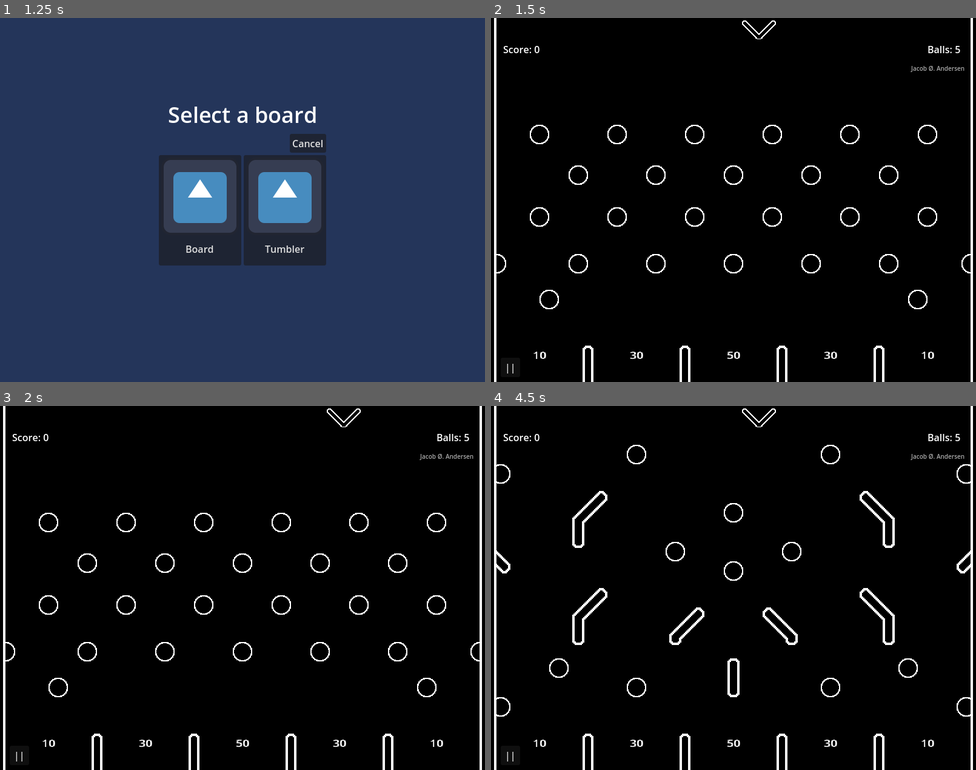
Above: before the commit, frames 1-4 (two rows, left to right).
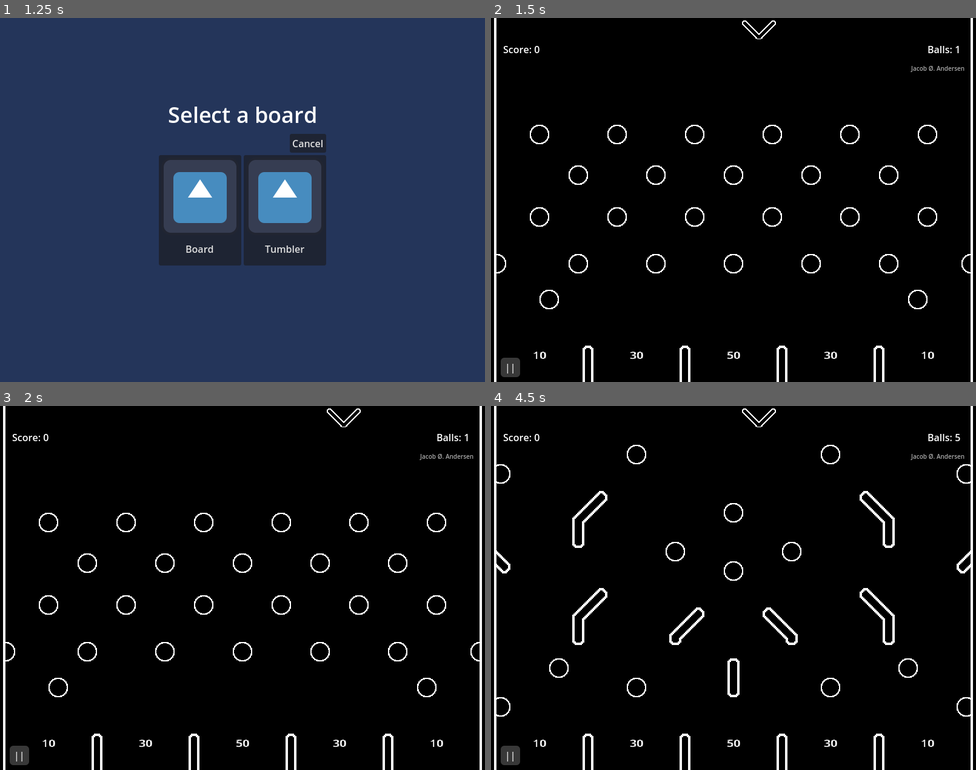
Above: after the commit, the same moments.

Repository: jakoofficial/Pachink
Game: Godot game, scene res://Scenes/main_menu.tscn
Same seed, same stepped clock (60 frames per second), same inputs: the game is played once before the commit and once after it. The engine's default icon, where the game draws it, is replaced by a stand-in: a white triangle on a blue panel in a dark square.
Inputs:
- Up to frame 1 (1.25 s): click "Play" at 0.5 s
- Up to frame 2 (1.5 s): click "Board" at 1.25 s
- Up to frame 3 (2 s): no input
- Up to frame 4 (4.5 s): click "||" at 2 s; click "Back to menu" at 2.75 s; click "Play" at 3.5 s; click "Tumbler" at 4.25 s

Frame 1 is identical in both runs. In frame 2, 0.2% of the frame differs, in the area x 2-97%, y 7-99%; in frame 3, 0.2%; in frame 4, 0.2%.

Commit message:
Added a pause menu button on the screen. made it so the game over box comes up when last ball have been used.

Diff:
--- a/Game/Nodes/gui.tscn
+++ b/Game/Nodes/gui.tscn
@@ -1,10 +1,173 @@
-[gd_scene load_steps=4 format=3 uid="uid://bk86wlashke5x"]
+[gd_scene load_steps=15 format=3 uid="uid://bk86wlashke5x"]
 
 [ext_resource type="Script" path="res://Scripts/gui.gd" id="1_mkaq4"]
 
 [sub_resource type="CanvasTexture" id="CanvasTexture_i7vso"]
 
 [sub_resource type="CanvasTexture" id="CanvasTexture_suitv"]
+
+[sub_resource type="StyleBoxFlat" id="StyleBoxFlat_2tdty"]
+bg_color = Color(0.310617, 0.310617, 0.310617, 1)
+corner_radius_top_left = 6
+corner_radius_top_right = 6
+corner_radius_bottom_right = 6
+corner_radius_bottom_left = 6
+
+[sub_resource type="StyleBoxFlat" id="StyleBoxFlat_i3cbs"]
+bg_color = Color(0.219501, 0.219501, 0.219501, 1)
+corner_radius_top_left = 6
+corner_radius_top_right = 6
+corner_radius_bottom_right = 6
+corner_radius_bottom_left = 6
+
+[sub_resource type="StyleBoxFlat" id="StyleBoxFlat_jehxg"]
+bg_color = Color(0.266575, 0.266575, 0.266575, 1)
+corner_radius_top_left = 6
+corner_radius_top_right = 6
+corner_radius_bottom_right = 6
+corner_radius_bottom_left = 6
+
+[sub_resource type="Theme" id="Theme_pbd7o"]
+Button/styles/hover = SubResource("StyleBoxFlat_2tdty")
+Button/styles/normal = SubResource("StyleBoxFlat_i3cbs")
+Button/styles/pressed = SubResource("StyleBoxFlat_jehxg")
+
+[sub_resource type="CanvasTexture" id="CanvasTexture_1nkr0"]
+
+[sub_resource type="LabelSettings" id="LabelSettings_y57tb"]
+font_size = 28
+
+[sub_resource type="LabelSettings" id="LabelSettings_celk7"]
+font_size = 20
+
+[sub_resource type="Animation" id="Animation_22w3w"]
+length = 0.001
+tracks/0/type = "value"
+tracks/0/imported = false
+tracks/0/enabled = true
+tracks/0/path = NodePath("GameOver/Background:position")
+tracks/0/interp = 1
+tracks/0/loop_wrap = true
+tracks/0/keys = {
+"times": PackedFloat32Array(0),
+"transitions": PackedFloat32Array(1),
+"update": 0,
+"values": [Vector2(250, 632)]
+}
+tracks/1/type = "bezier"
+tracks/1/imported = false
+tracks/1/enabled = true
+tracks/1/path = NodePath("GameOver/Background:position:x")
+tracks/1/interp = 1
+tracks/1/loop_wrap = true
+tracks/1/keys = {
+"handle_modes": PackedInt32Array(0),
+"points": PackedFloat32Array(250, -0.0005, 0, 0.0005, 0),
+"times": PackedFloat32Array(0)
+}
+tracks/2/type = "bezier"
+tracks/2/imported = false
+tracks/2/enabled = true
+tracks/2/path = NodePath("GameOver/Background:position:y")
+tracks/2/interp = 1
+tracks/2/loop_wrap = true
+tracks/2/keys = {
+"handle_modes": PackedInt32Array(0),
+"points": PackedFloat32Array(632, -0.0005, 0, 0.0005, 0),
+"times": PackedFloat32Array(0)
+}
+tracks/3/type = "bezier"
+tracks/3/imported = false
+tracks/3/enabled = true
+tracks/3/path = NodePath("GameOver/Background:rotation")
+tracks/3/interp = 1
+tracks/3/loop_wrap = true
+tracks/3/keys = {
+"handle_modes": PackedInt32Array(0),
+"points": PackedFloat32Array(0, -0.25, 0, 0.25, 0),
+"times": PackedFloat32Array(0)
+}
+
+[sub_resource type="Animation" id="Animation_rcpn2"]
+resource_name = "GameOver"
+tracks/0/type = "bezier"
+tracks/0/imported = false
+tracks/0/enabled = true
+tracks/0/path = NodePath("GameOver/Background:position:x")
+tracks/0/interp = 1
+tracks/0/loop_wrap = true
+tracks/0/keys = {
+"handle_modes": PackedInt32Array(0, 0),
+"points": PackedFloat32Array(250, -0.25, 0, 0.25, 0, 249.5, -0.25, 0, 0.25, 0),
+"times": PackedFloat32Array(0, 1)
+}
+tracks/1/type = "bezier"
+tracks/1/imported = false
+tracks/1/enabled = true
+tracks/1/path = NodePath("GameOver/Background:position:y")
+tracks/1/interp = 1
+tracks/1/loop_wrap = true
+tracks/1/keys = {
+"handle_modes": PackedInt32Array(0, 0),
+"points": PackedFloat32Array(640, -0.25, 0, 0.141991, 265.5, 216, -0.858009, -223.5, 0.25, 0),
+"times": PackedFloat32Array(0, 1)
+}
+tracks/2/type = "bezier"
+tracks/2/imported = false
+tracks/2/enabled = true
+tracks/2/path = NodePath("GameOver/Background:rotation")
+tracks/2/interp = 1
+tracks/2/loop_wrap = true
+tracks/2/keys = {
+"handle_modes": PackedInt32Array(0),
+"points": PackedFloat32Array(0, -0.25, 0, 0.25, 0),
+"times": PackedFloat32Array(0)
+}
+
+[sub_resource type="Animation" id="Animation_pgj2m"]
+resource_name = "Idle"
+length = 1.5
+loop_mode = 2
+tracks/0/type = "bezier"
+tracks/0/imported = false
+tracks/0/enabled = true
+tracks/0/path = NodePath("GameOver/Background:rotation")
+tracks/0/interp = 1
+tracks/0/loop_wrap = true
+tracks/0/keys = {
+"handle_modes": PackedInt32Array(0, 0, 0),
+"points": PackedFloat32Array(0, -0.25, 0, 0.25, 0, 0.0349066, -0.25, 0, 0.25, 0, -0.0349066, -0.25, 0, 0.25, 0),
+"times": PackedFloat32Array(0, 0.5, 1.5)
+}
+tracks/1/type = "bezier"
+tracks/1/imported = false
+tracks/1/enabled = true
+tracks/1/path = NodePath("GameOver/Background:position:x")
+tracks/1/interp = 1
+tracks/1/loop_wrap = true
+tracks/1/keys = {
+"handle_modes": PackedInt32Array(0),
+"points": PackedFloat32Array(250, -0.25, 0, 0.25, 0),
+"times": PackedFloat32Array(0)
+}
+tracks/2/type = "bezier"
+tracks/2/imported = false
+tracks/2/enabled = true
+tracks/2/path = NodePath("GameOver/Background:position:y")
+tracks/2/interp = 1
+tracks/2/loop_wrap = true
+tracks/2/keys = {
+"handle_modes": PackedInt32Array(0),
+"points": PackedFloat32Array(216, -0.25, 0, 0.25, 0),
+"times": PackedFloat32Array(0)
+}
+
+[sub_resource type="AnimationLibrary" id="AnimationLibrary_try12"]
+_data = {
+"GameOver": SubResource("Animation_rcpn2"),
+"Idle": SubResource("Animation_pgj2m"),
+"RESET": SubResource("Animation_22w3w")
+}
 
 [node name="GUI" type="Control"]
 process_mode = 3
@@ -95,6 +258,7 @@
 offset_right = 48.0
 offset_bottom = -8.0
 grow_vertical = 0
+theme = SubResource("Theme_pbd7o")
 text = "||"
 
 [node name="ClickableArea" type="Button" parent="."]
@@ -109,8 +273,91 @@
 offset_right = 328.0
 grow_horizontal = 2
 grow_vertical = 2
+
+[node name="GameOver" type="Control" parent="."]
+layout_mode = 1
+anchors_preset = 15
+anchor_right = 1.0
+anchor_bottom = 1.0
+grow_horizontal = 2
+grow_vertical = 2
+
+[node name="Background" type="TextureRect" parent="GameOver"]
+self_modulate = Color(0.309804, 0.309804, 0.309804, 1)
+layout_mode = 1
+anchors_preset = 7
+anchor_left = 0.5
+anchor_top = 1.0
+anchor_right = 0.5
+anchor_bottom = 1.0
+offset_left = -150.0
+offset_top = 32.0
+offset_right = 150.0
+offset_bottom = 182.0
+grow_horizontal = 2
+grow_vertical = 0
+pivot_offset = Vector2(150, 75)
+texture = SubResource("CanvasTexture_1nkr0")
+
+[node name="Label" type="Label" parent="GameOver/Background"]
+layout_mode = 1
+anchors_preset = 10
+anchor_right = 1.0
+offset_bottom = 23.0
+grow_horizontal = 2
+text = "Game Over"
+label_settings = SubResource("LabelSettings_y57tb")
+horizontal_alignment = 1
+vertical_alignment = 1
+
+[node name="FinalScoreLabel" type="Label" parent="GameOver/Background"]
+layout_mode = 1
+anchors_preset = 10
+anchor_right = 1.0
+offset_left = 14.0
+offset_top = 46.0
+offset_right = -14.0
+offset_bottom = 77.0
+grow_horizontal = 2
+text = "Final score: 0"
+label_settings = SubResource("LabelSettings_celk7")
+horizontal_alignment = 1
+vertical_alignment = 1
+
+[node name="HBoxContainer" type="HBoxContainer" parent="GameOver/Background"]
+layout_mode = 1
+anchors_preset = 7
+anchor_left = 0.5
+anchor_top = 1.0
+anchor_right = 0.5
+anchor_bottom = 1.0
+offset_left = -20.0
+offset_top = -46.0
+offset_right = 20.0
+offset_bottom = -6.0
+grow_horizontal = 2
+grow_vertical = 0
+
+[node name="HSplitContainer" type="HSplitContainer" parent="GameOver/Background/HBoxContainer"]
+layout_mode = 2
+dragger_visibility = 1
+
+[node name="AgainButton" type="Button" parent="GameOver/Background/HBoxContainer/HSplitContainer"]
+layout_mode = 2
+text = "Play again"
+
+[node name="MainmenuButton" type="Button" parent="GameOver/Background/HBoxContainer/HSplitContainer"]
+layout_mode = 2
+text = "Main menu"
+
+[node name="AnimationPlayer" type="AnimationPlayer" parent="."]
+libraries = {
+"": SubResource("AnimationLibrary_try12")
+}
 
 [connection signal="pressed" from="PauseMenu/CenterContainer/Panel/VBoxContainer/PauseBackButton2" to="." method="_on_pause_back_button_pressed"]
 [connection signal="pressed" from="PauseMenu/CenterContainer/Panel/VBoxContainer/PauseMenuButton" to="." method="_on_pause_menu_button_pressed"]
 [connection signal="pressed" from="PauseButton" to="." method="_on_pause_button_pressed"]
 [connection signal="button_up" from="ClickableArea" to="." method="_on_clickable_area_button_up"]
+[connection signal="pressed" from="GameOver/Background/HBoxContainer/HSplitContainer/AgainButton" to="." method="_on_again_button_pressed"]
+[connection signal="pressed" from="GameOver/Background/HBoxContainer/HSplitContainer/MainmenuButton" to="." method="_on_mainmenu_button_pressed"]
--- a/Game/Scripts/Manager.gd
+++ b/Game/Scripts/Manager.gd
@@ -2,7 +2,8 @@
 
 var version = "a05"
 var score: int = 0
-var balls_left: int = 5
+var balls_left: int = 1
+var gameOver: bool = false
 var canSpawn:bool = true
 var windowMode = DisplayServer.WINDOW_MODE_FULLSCREEN
 var is_paused = false
@@ -20,13 +21,14 @@
 func reset():
 	score = 0
 	balls_left = 5
+	gameOver = false
 	var balls_in_scene = get_node("/root/Board/Balls").get_children()
 	for b in balls_in_scene:
 		b.queue_free()
 	canSpawn = true
 
 func _input(event: InputEvent) -> void:
-	if event.is_action_pressed("quit"):
+	if event.is_action_pressed("quit") and !gameOver:
 		is_paused = true
 		#get_tree().change_scene_to_file("res://Scenes/main_menu.tscn")
 	if event.is_action_pressed("restart"):
--- a/Game/Scripts/gui.gd
+++ b/Game/Scripts/gui.gd
@@ -2,16 +2,34 @@
 
 @onready var score_text = $ScoreText
 @onready var balls_left_text = $BallsLeftText
+@onready var game_over = $GameOver
+@onready var game_over_box = $GameOver/Background
+@onready var final_score_label = $GameOver/Background/FinalScoreLabel
+@onready var animation = $AnimationPlayer
+
+var game_over_anim_done = false
 
 signal clickArea
 
 func _ready() -> void:
 	score_text.text = str(Manager.score)
 	balls_left_text.text = str(Manager.balls_left)
+	game_over.visible = false
 
 func _process(delta: float) -> void:
 	score_text.text = "Score: " + str(Manager.score)
 	balls_left_text.text = "Balls: "+str(Manager.balls_left)
+
+	if Manager.gameOver:
+		game_over.visible = true
+		$PauseButton.visible = false
+		final_score_label.text = "Final score: "+str(Manager.score)
+		if not game_over_anim_done:
+			animation.play("GameOver")
+			game_over_anim_done = true
+		else:
+			#Wobble
+			pass
 
 	if Manager.is_paused:
 		$PauseMenu.visible = true
@@ -37,3 +55,17 @@
 
 func _on_clickable_area_button_up():
 	emit_signal("clickArea")
+
+# GameOver
+func _on_mainmenu_button_pressed():
+	Manager.reset()
+	get_tree().change_scene_to_file("res://Scenes/main_menu.tscn")
+
+func _on_again_button_pressed():
+	Manager.reset()
+	Manager.is_paused = false
+	get_tree().paused = false
+	animation.play_backwards("GameOver")
+	await get_tree().create_timer(1.45).timeout
+	animation.play("RESET")
+	get_tree().change_scene_to_file(Manager.curBoard)
--- a/Game/Scripts/point_area.gd
+++ b/Game/Scripts/point_area.gd
@@ -24,3 +24,5 @@
 		Manager.score += points
 		Manager.canSpawn = true
 		effect.emitting = true
+		if Manager.balls_left <= 0:
+			Manager.gameOver = true
Not shown, added: AppIcon.png
